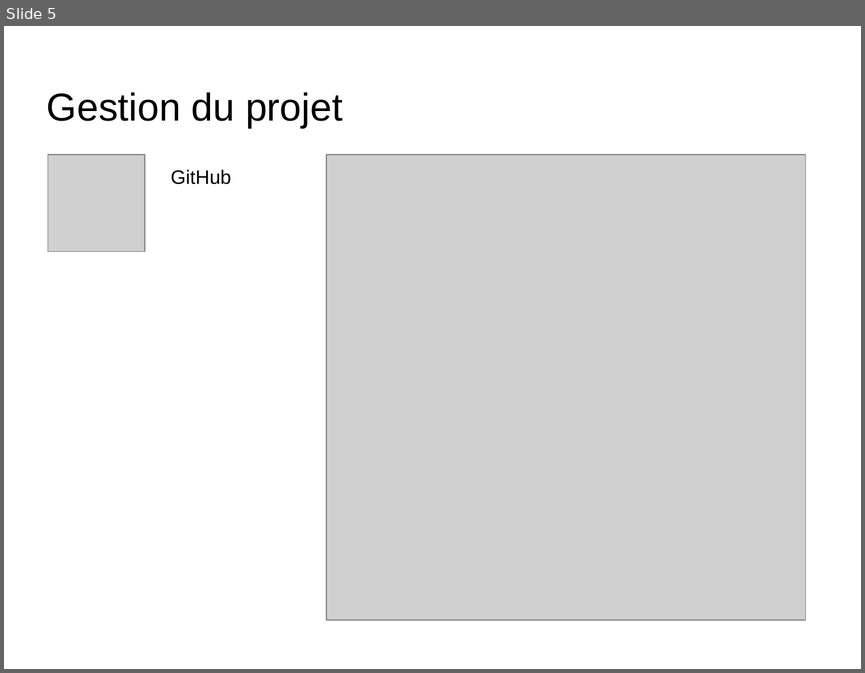
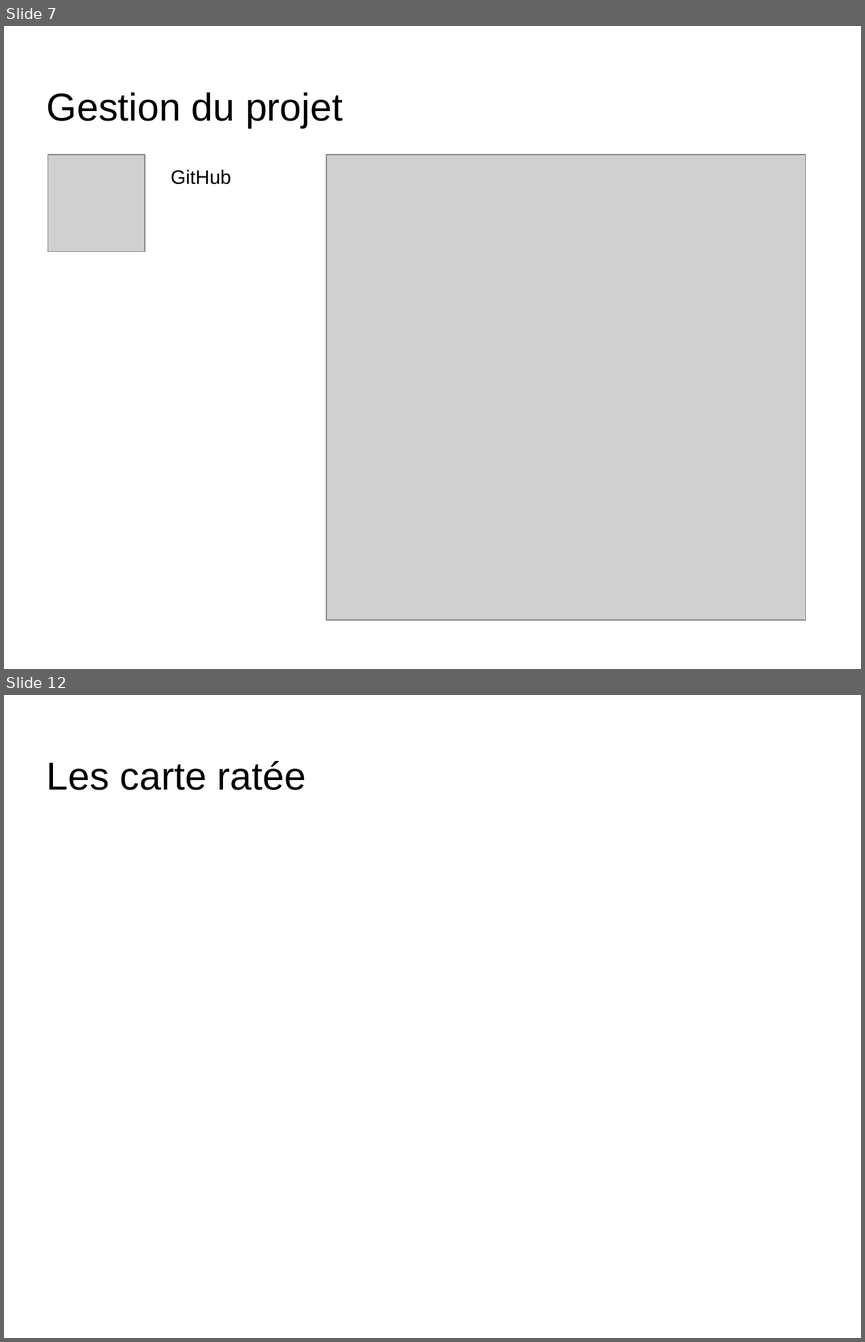
Before and after one commit to ClementM0512/Projet_Ortho, a slide deck: diapo karl Bourgault.odp. Shown one above the other, each under a label of ours: slide 5 before the commit, slides 7 and 12 after it; the slides between them are not shown. The pictures are 865x673 and 865x1342 pixels, drawn with LibreOffice and Linux fonts; fonts in the diff are those of the drawing; grey boxes stand for pictures; background and template pictures are left out. Boxes give left, top, right and bottom in pixels: in the first picture for what was removed or moved away, otherwise in the second. Text is boxed around its words. In the diff, an @@ line names an element or a change of style, - is before the commit and + after.

```diff
--- a/diapo karl Bourgault.odp
+++ b/diapo karl Bourgault.odp
@@ slide 12 added at (4,695,861,1338), background picture (left out) @@
@@ title added at (47,761,306,790), 36 pt, text #000000 @@
+Les carte ratée
@@ what was slide 5 is now slide 7 @@
```
Also in this commit, not shown: 5 other slides added, 2 slides removed, 4 other files.
